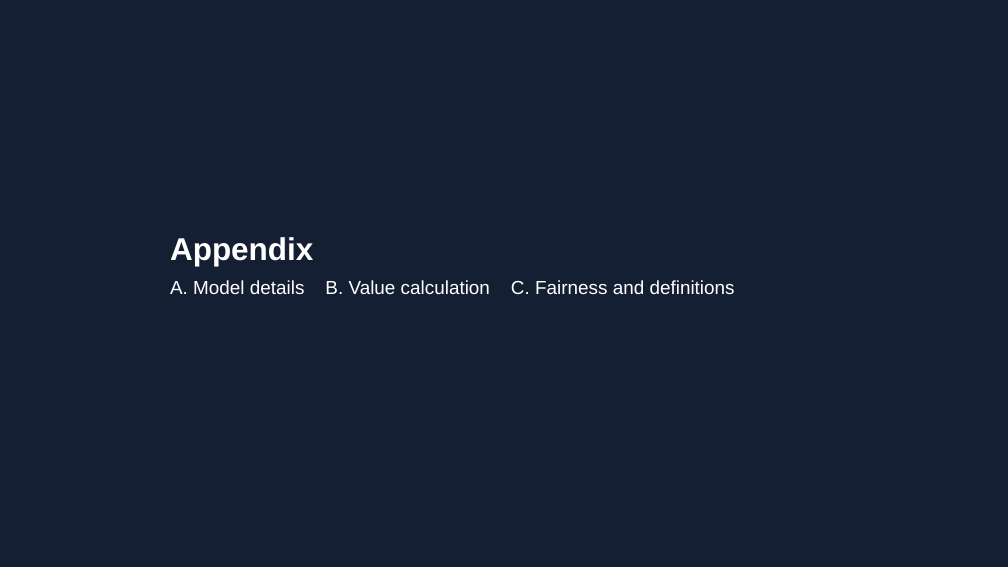
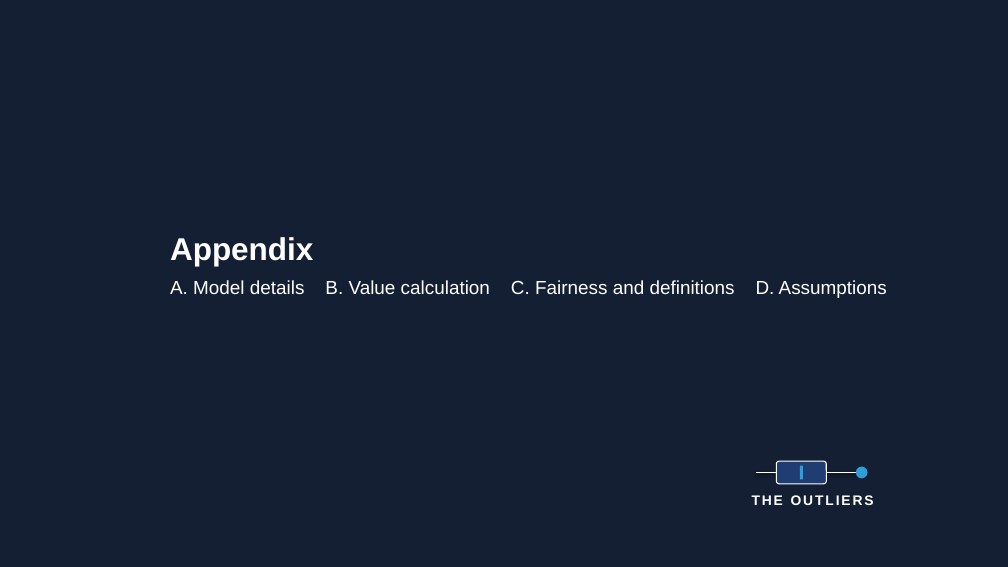
Before and after one commit to olerigha/Data-Learning, a slide deck: slide 14 of Leadership & Consulting in Data Science/Verizon EDA/Presentation/Verizon_Proposal_The_Outliers.pptx (slide 13 before the commit). Drawn at 1008x567 pixels with LibreOffice and Linux fonts; fonts in the diff are those of the drawing. Boxes give left, top, right and bottom in pixels: in the first picture for what was removed or moved away, otherwise in the second. Text is boxed around its words. In the diff, an @@ line names an element or a change of style, - is before the commit and + after.

```diff
--- a/Leadership & Consulting in Data Science/Verizon EDA/Presentation/Verizon_Proposal_The_Outliers.pptx
+++ b/Leadership & Consulting in Data Science/Verizon EDA/Presentation/Verizon_Proposal_The_Outliers.pptx
@@ text at <box>170,280,887,298</box>: text changed @@
-A. Model details B. Value calculation C. Fairness and definitions
+A. Model details B. Value calculation C. Fairness and definitions D. Assumptions
@@ line added from (756, 473) to (777, 473), #FFFFFF 1.8 pt @@
@@ rounded rectangle added at <box>777,461,827,484</box>, fill #1F3D73, outline #FFFFFF 1 pt @@
@@ rectangle added at <box>800,466,803,479</box>, fill #2E9FD9 @@
@@ line added from (827, 473) to (856, 473), #FFFFFF 1.8 pt @@
@@ ellipse added at <box>856,467,868,479</box>, fill #2E9FD9 @@
@@ text added at <box>752,495,874,505</box>, 13.2 pt, text #FFFFFF, bold @@
+THE OUTLIERS
```
Also in this commit, not shown: 12 other slides changed, 5 slides added, 3 slides removed, 44 other files.
